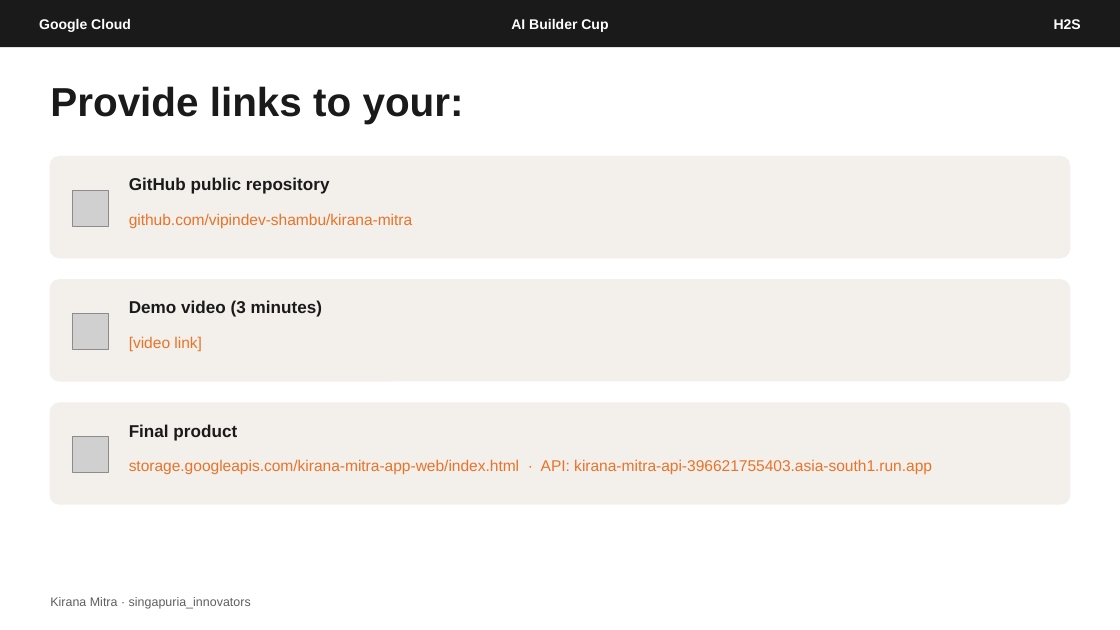
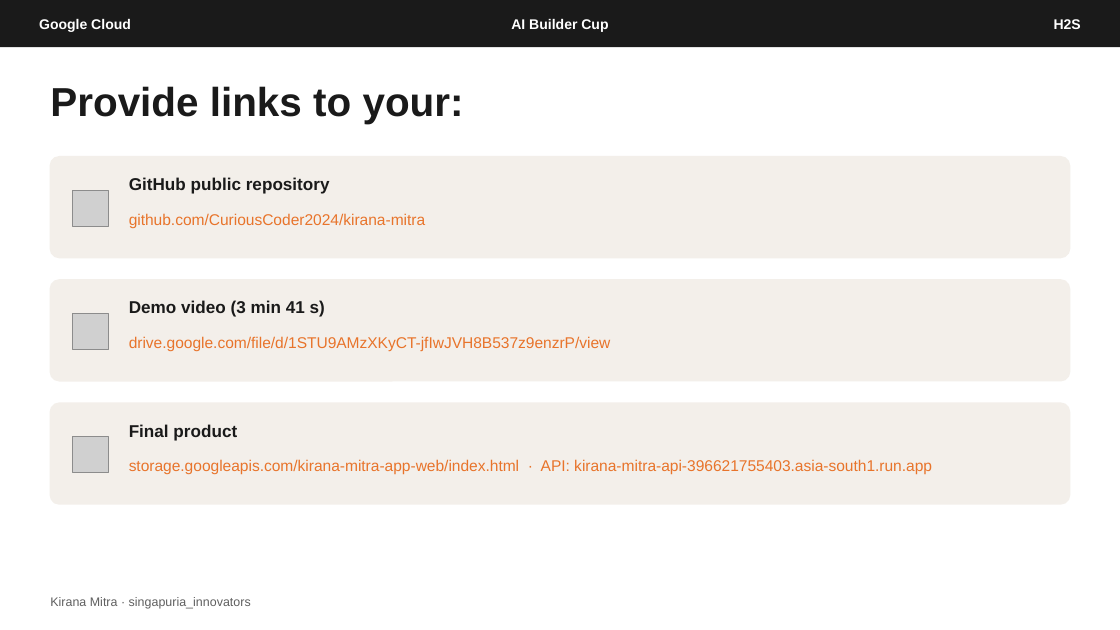
Before and after one commit to CuriousCoder2024/kirana-mitra, a slide deck: slide 13 of docs/submission/Kirana-Mitra-AI-Builder-Cup-Submission.pptx. Drawn at 1120x630 pixels with LibreOffice and Linux fonts; fonts in the diff are those of the drawing; grey boxes stand for pictures. Boxes give left, top, right and bottom in pixels: in the first picture for what was removed or moved away, otherwise in the second. Text is boxed around its words. In the diff, an @@ line names an element or a change of style, - is before the commit and + after.

```diff
--- a/docs/submission/Kirana-Mitra-AI-Builder-Cup-Submission.pptx
+++ b/docs/submission/Kirana-Mitra-AI-Builder-Cup-Submission.pptx
@@ text at box(129, 213, 425, 228): text changed @@
-github.com/vipindev-shambu/kirana-mitra
+github.com/CuriousCoder2024/kirana-mitra
@@ text at box(129, 300, 325, 317): text changed @@
-Demo video (3 minutes)
+Demo video (3 min 41 s)
@@ text at box(129, 336, 611, 351): text changed @@
-[video link]
+drive.google.com/file/d/1STU9AMzXKyCT-jfIwJVH8B537z9enzrP/view
```
Also in this commit, not shown: 1 other file.
